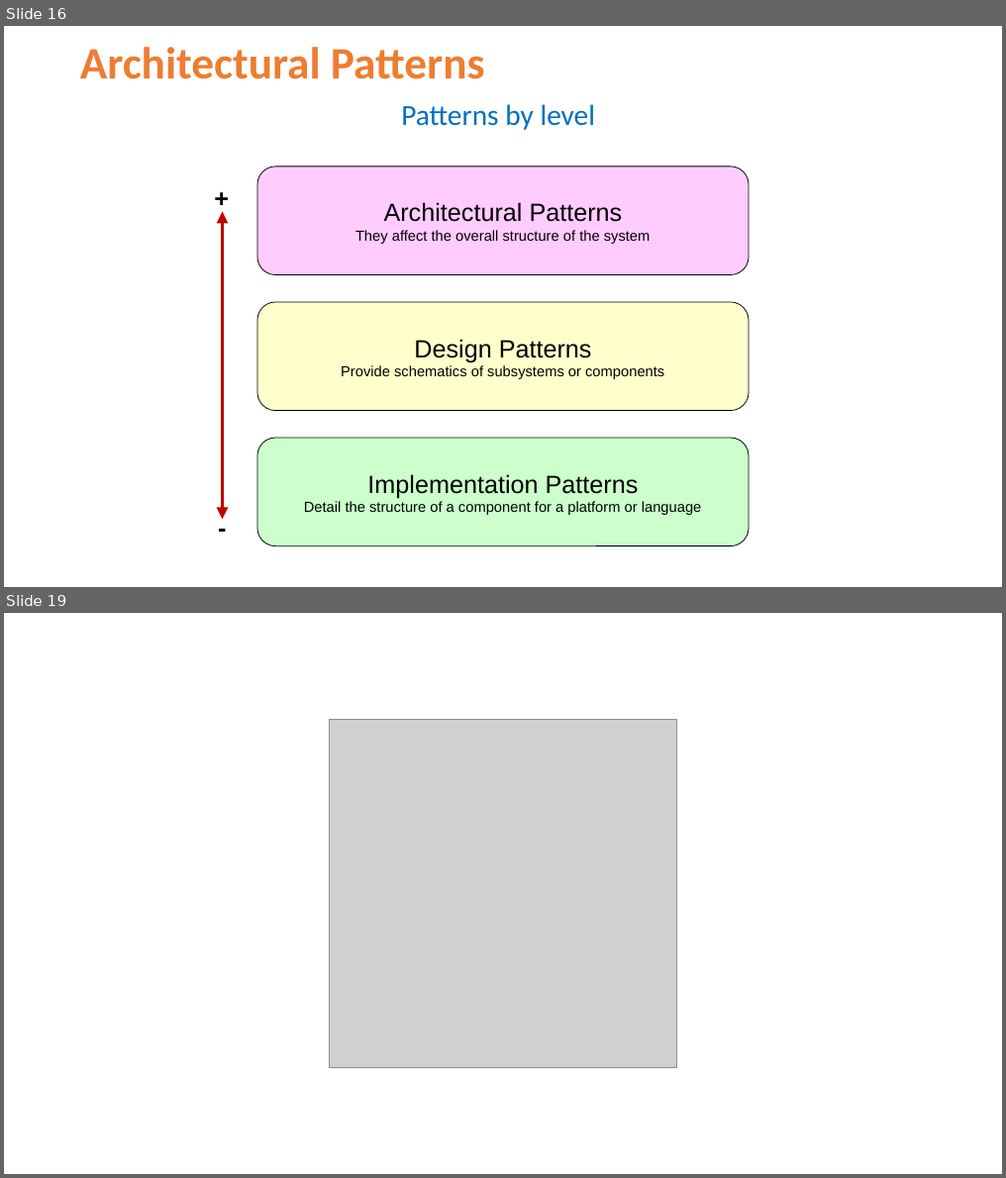
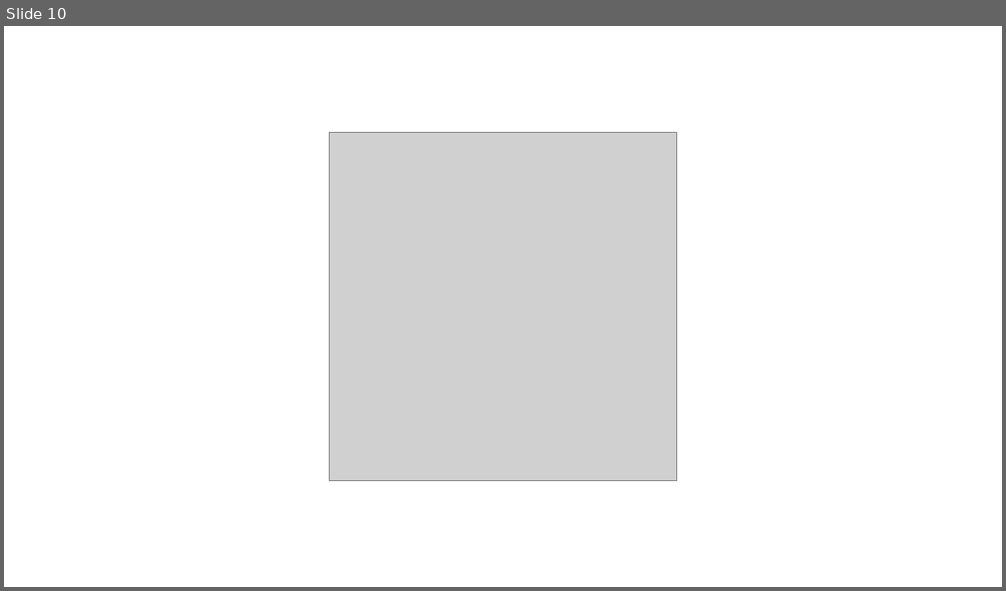
Before and after one commit to Jucer74/SoftwareArchitecture, a slide deck: Clases/05-ArchitectureEvaluation/SoftwareArchitecture-ArchitectureEvaluation.pptx. Shown one above the other, each under a label of ours: slides 16 and 19 before the commit, slide 10 after it; the slides between them are not shown. The pictures are 1006x1178 and 1006x591 pixels, drawn with LibreOffice and Linux fonts; fonts in the diff are those of the drawing; grey boxes stand for pictures; background and template pictures are left out. Boxes give left, top, right and bottom in pixels: in the first picture for what was removed or moved away, otherwise in the second. Text is boxed around its words. In the diff, an @@ line names an element or a change of style, - is before the commit and + after.

```diff
--- a/Clases/05-ArchitectureEvaluation/SoftwareArchitecture-ArchitectureEvaluation.pptx
+++ b/Clases/05-ArchitectureEvaluation/SoftwareArchitecture-ArchitectureEvaluation.pptx
@@ slide 16 removed at (x1=4, y1=26, x2=1002, y2=587), background #FFFFFF @@
@@ title removed at (x1=80, y1=47, x2=485, y2=79) @@
-Architectural Patterns
@@ text removed at (x1=401, y1=104, x2=596, y2=130) @@
-Patterns by level
@@ rounded rectangle removed at (x1=257, y1=167, x2=748, y2=275) @@
-Architectural Patterns
-They affect the overall structure of the system
@@ text removed at (x1=207, y1=178, x2=237, y2=237) @@
-+
@@ double arrow removed from (223, 212) to (223, 519) @@
@@ rounded rectangle removed at (x1=257, y1=302, x2=748, y2=411) @@
-Design Patterns
-Provide schematics of subsystems or components
@@ rounded rectangle removed at (x1=257, y1=438, x2=748, y2=547) @@
-Implementation Patterns
-Detail the structure of a component for a platform or language
@@ text removed at (x1=211, y1=509, x2=234, y2=568) @@
--
@@ what was slide 19 is now slide 10 @@
```
Also in this commit, not shown: 1 slide changed, 5 slides added, 13 other slides removed.
